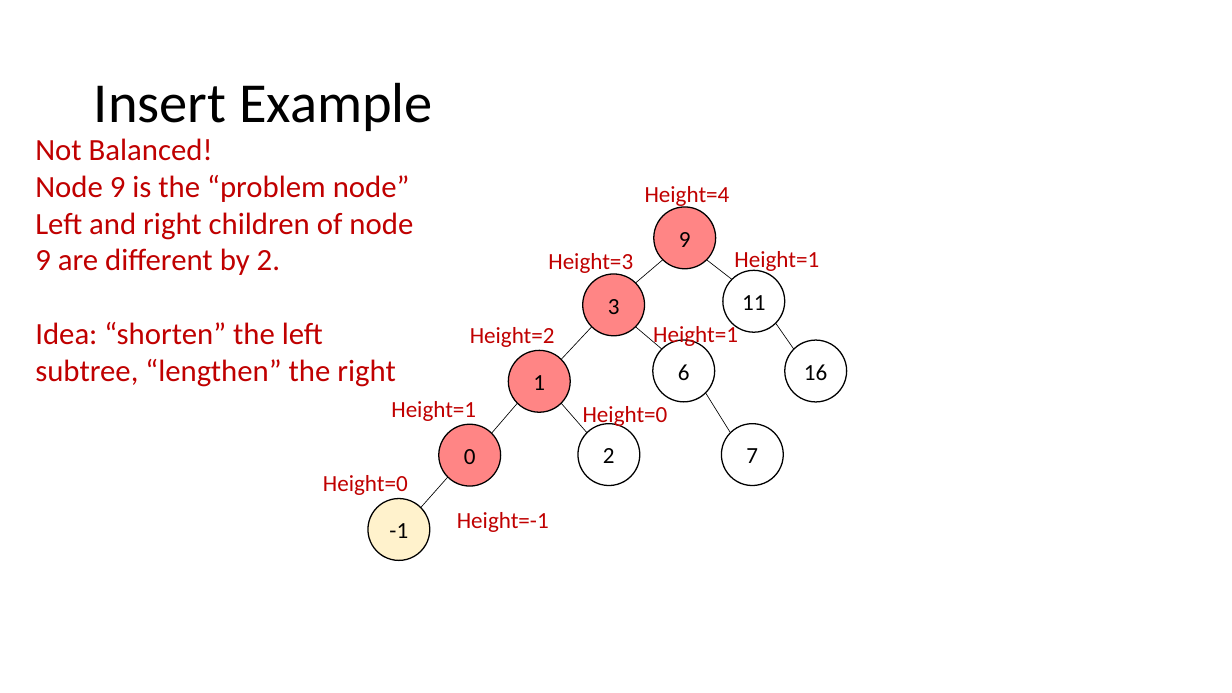
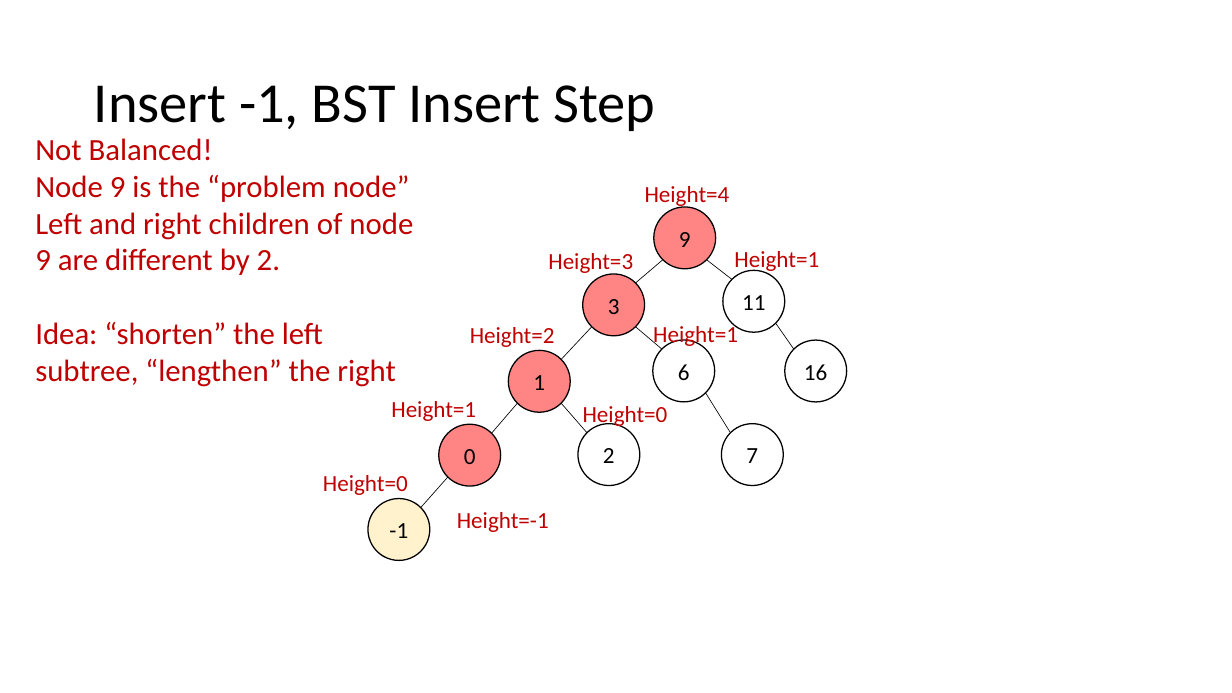
Before and after one commit to natebrunelle/cse332, a slide deck: slide 12 of markdown/files/slides/lecture9_avl2.pptx (slide 13 before the commit). Drawn at 1232x693 pixels with LibreOffice and Linux fonts; fonts in the diff are those of the drawing. Boxes give left, top, right and bottom in pixels: in the first picture for what was removed or moved away, otherwise in the second. Text is boxed around its words. In the diff, an @@ line names an element or a change of style, - is before the commit and + after.

```diff
--- a/markdown/files/slides/lecture9_avl2.pptx
+++ b/markdown/files/slides/lecture9_avl2.pptx
@@ title at bbox=[94, 85, 655, 131]: text changed @@
-Insert Example
+Insert -1, BST Insert Step
```
Also in this commit, not shown: 15 other slides changed, 1 slide added, 2 slides removed, 9 other files.
